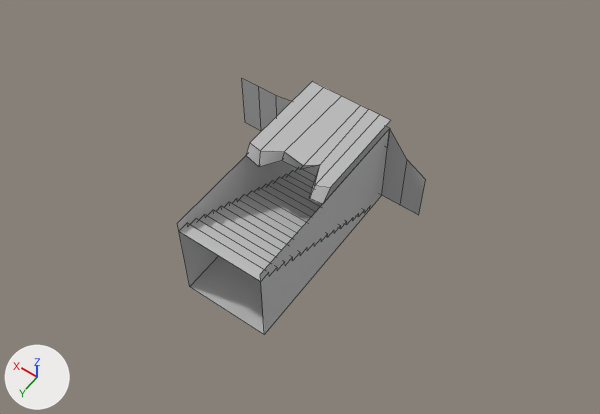
A saved change to the OBJ model Remnant/Assets/Prefab Assets/church/catacomb_stairs_1.obj.
Camera for both pictures: a 50 mm camera at (-15.0, 26.9, 30.1) aimed at (-2.4, 9.3, 2.4). Every picture has the same lights, and +X, +Y and +Z are marked at lower left. Mesh edges are drawn as thin lines. Where no turn or scale is listed for an object, it has been applied to the vertices. Vertices at the same position are counted once.

Names of what the first picture shows: 'catacomb_stairs_1'.
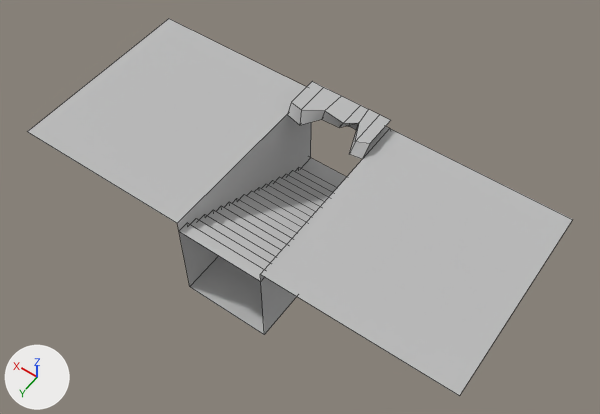
Boxes (x1, y1, x2, y2) around the edits, measured in the pictures (600 x 414 px):
'catacomb_stairs_1', reshaped (119% wider, 47% taller): before (177, 79, 426, 335); after (27, 19, 573, 396)
part 1 of me_catacomb_stairs_1, built on: before (246, 84, 390, 204); after (27, 19, 573, 396)

The change, as a list of edits to the scene's bpy script:
```text
Change me_catacomb_stairs_1:
    where me_catacomb_stairs_1.from_pydata(...)  # 117 vertices, 65 faces; spans x -6.0..4.0, y 5.0..14.0, z 0.0..5.0
    used by ob_catacomb_stairs_1; location = (0.0, 0.0, 0.0)
    verts and faces of me_catacomb_stairs_1; kept vertices keep their numbers, new ones are numbered from 117
    before: 12 (-4.0, 5.0, 4.5) at pixel (389, 128), 13 (0.0, 5.0, 4.5), 18 (-4.0, 14.0, 4.5) at pixel (260, 274), 19 (0.0, 14.0, 4.5) at pixel (177, 223), 88 (-4.0, 9.46, 5.0) at pixel (330, 187)
    before: 89 (0.0, 9.4, 5.0) at pixel (249, 142), 90 (-4.0, 9.98, 4.5) at pixel (322, 204), 91 (0.0, 9.71, 4.5) at pixel (245, 155), 92 (-0.62, 9.53, 5.0) at pixel (260, 150), 93 (-0.8, 9.9, 4.5) at pixel (258, 166)
    before: 96 (-1.44, 9.0, 5.0) at pixel (284, 151), 97 (-1.36, 9.08, 4.5) at pixel (281, 160), 100 (-2.48, 9.15, 5.0) at pixel (303, 165), 101 (-2.24, 9.04, 4.5) at pixel (299, 169), 104 (-3.46, 9.74, 5.0) at pixel (314, 185)
    before: 105 (-3.41, 10.05, 4.5) at pixel (309, 198), 108 (-3.01, 8.75, 5.0) at pixel (319, 165), 109 (-2.75, 8.35, 4.5) at pixel (320, 164)
    me_catacomb_stairs_1 part 1
    add for i in [88, 89, 90, 93, 97, 101, 105, 108]: verts[i] += (0.0, -2.85, 0.0)
    add for i in [91, 92, 96, 100, 104, 109]: verts[i] += (0.0, -2.86, 0.0)
    add verts[117] = (-12.27, 5.0, 4.5)  # pixel (572, 219)
    add verts[118] = (-12.27, 14.0, 4.5)  # pixel (459, 395)
    add verts[119] = (8.27, 5.0, 4.5)  # pixel (168, 18)
    add verts[120] = (8.27, 14.0, 4.5)  # pixel (27, 131)
    add faces += [(12, 18, 118, 117), (13, 119, 120, 19)]
```
